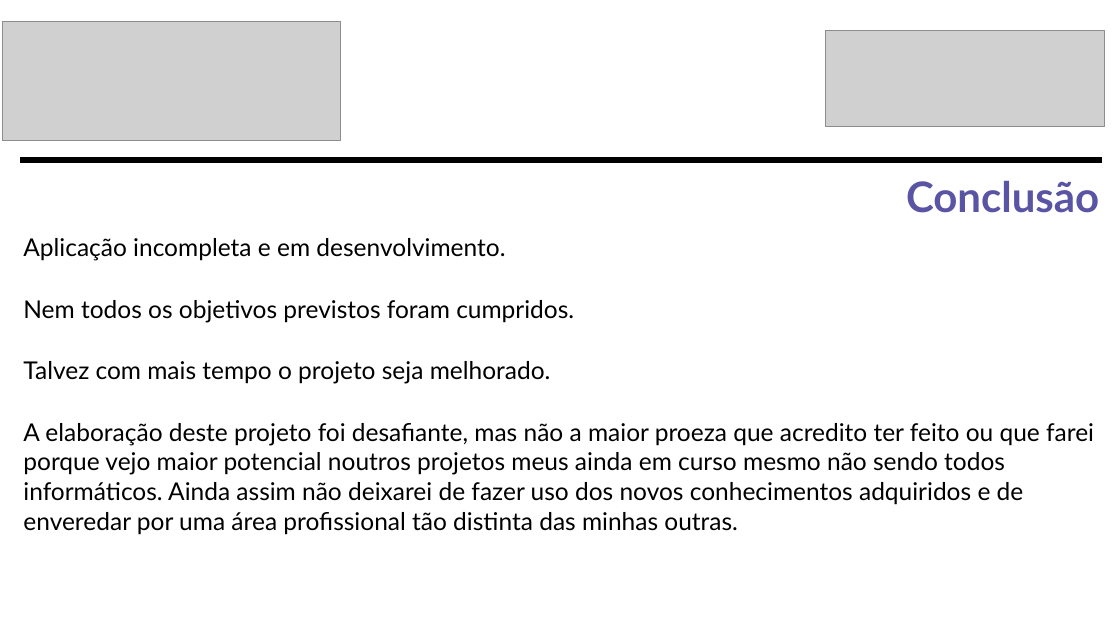
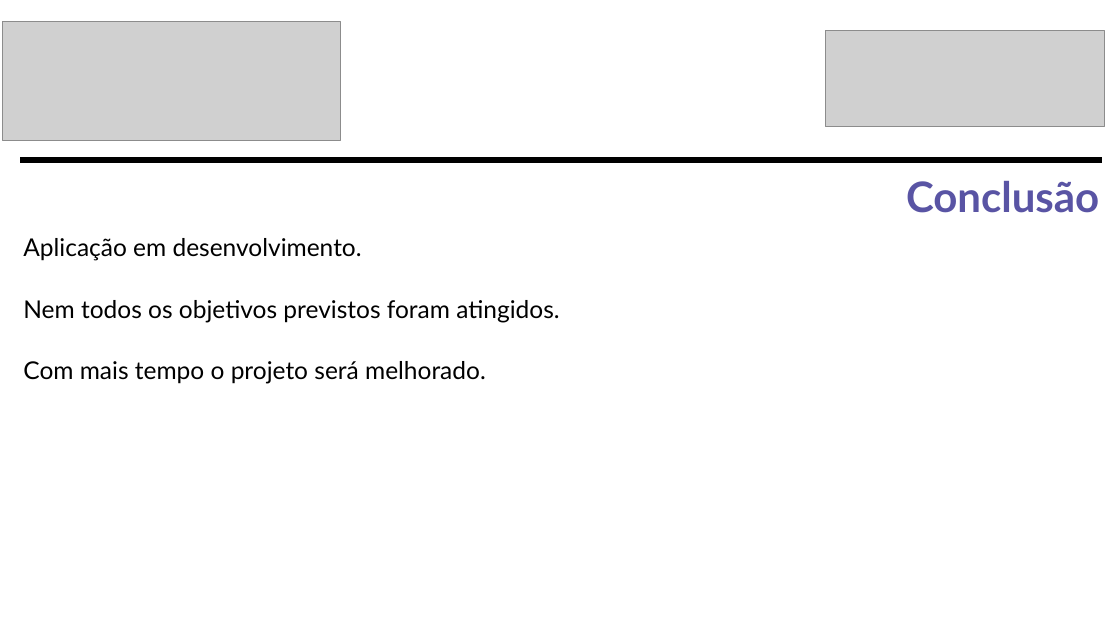
Before and after one commit to Paprikadarlingtoniapurpuraquevedo/galeria_possivel, a slide deck: slide 14 of Galeria Possível.pptx. Drawn at 1120x630 pixels with LibreOffice and Linux fonts; fonts in the diff are those of the drawing; grey boxes stand for pictures. Boxes give left, top, right and bottom in pixels: in the first picture for what was removed or moved away, otherwise in the second. Text is boxed around its words. In the diff, an @@ line names an element or a change of style, - is before the commit and + after.

```diff
--- a/Galeria Possível.pptx
+++ b/Galeria Possível.pptx
@@ text at bbox=[23, 238, 559, 384]: text changed @@
-Aplicação incompleta e em desenvolvimento.
-Nem todos os objetivos previstos foram cumpridos.
-Talvez com mais tempo o projeto seja melhorado.
-A elaboração deste projeto foi desafiante, mas não a maior proeza que acredito ter feito ou que farei porque vejo maior potencial noutros projetos meus ainda em curso mesmo não sendo todos informáticos. Ainda assim não deixarei de fazer uso dos novos conhecimentos adquiridos e de enveredar por uma área profissional tão distinta das minhas outras.
+Aplicação em desenvolvimento.
+Nem todos os objetivos previstos foram atingidos.
+Com mais tempo o projeto será melhorado.
```
Also in this commit, not shown: 2 other slides changed.
